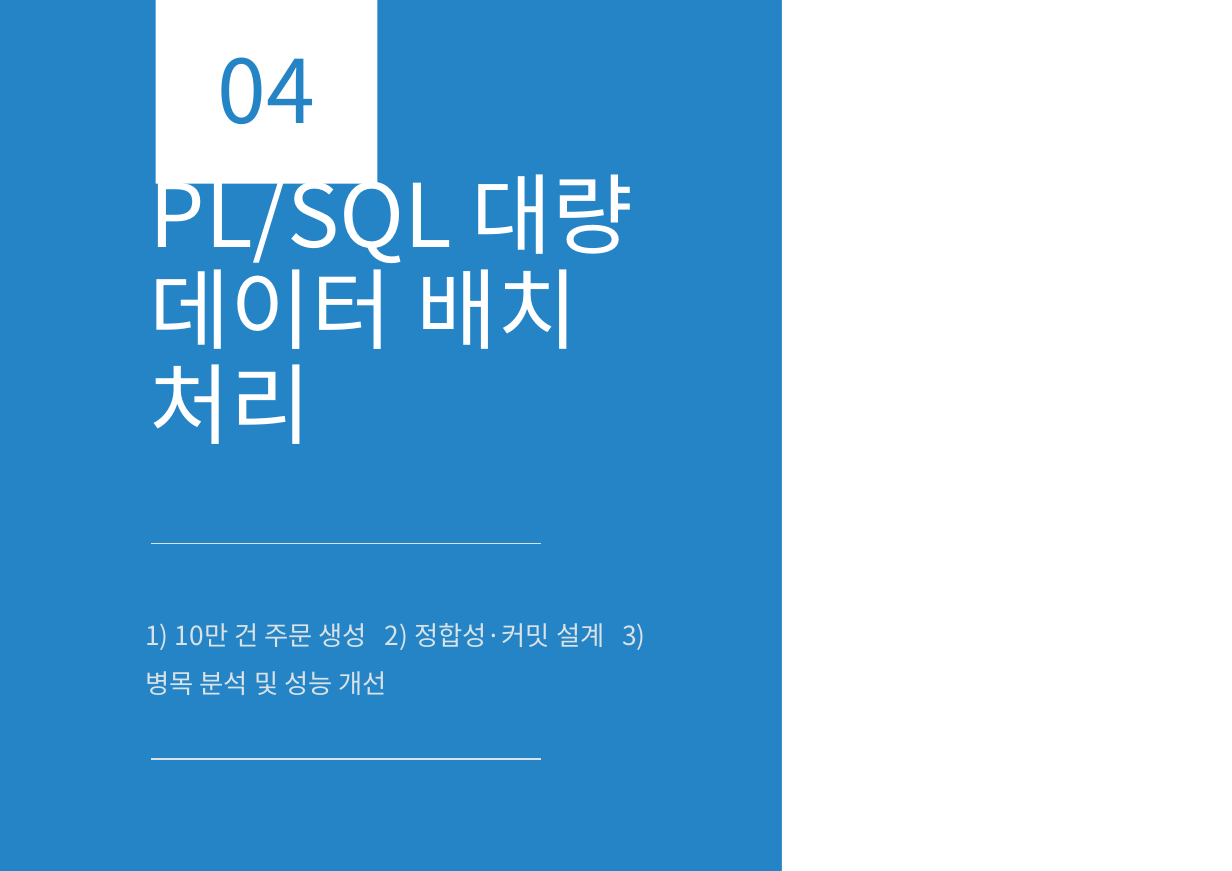
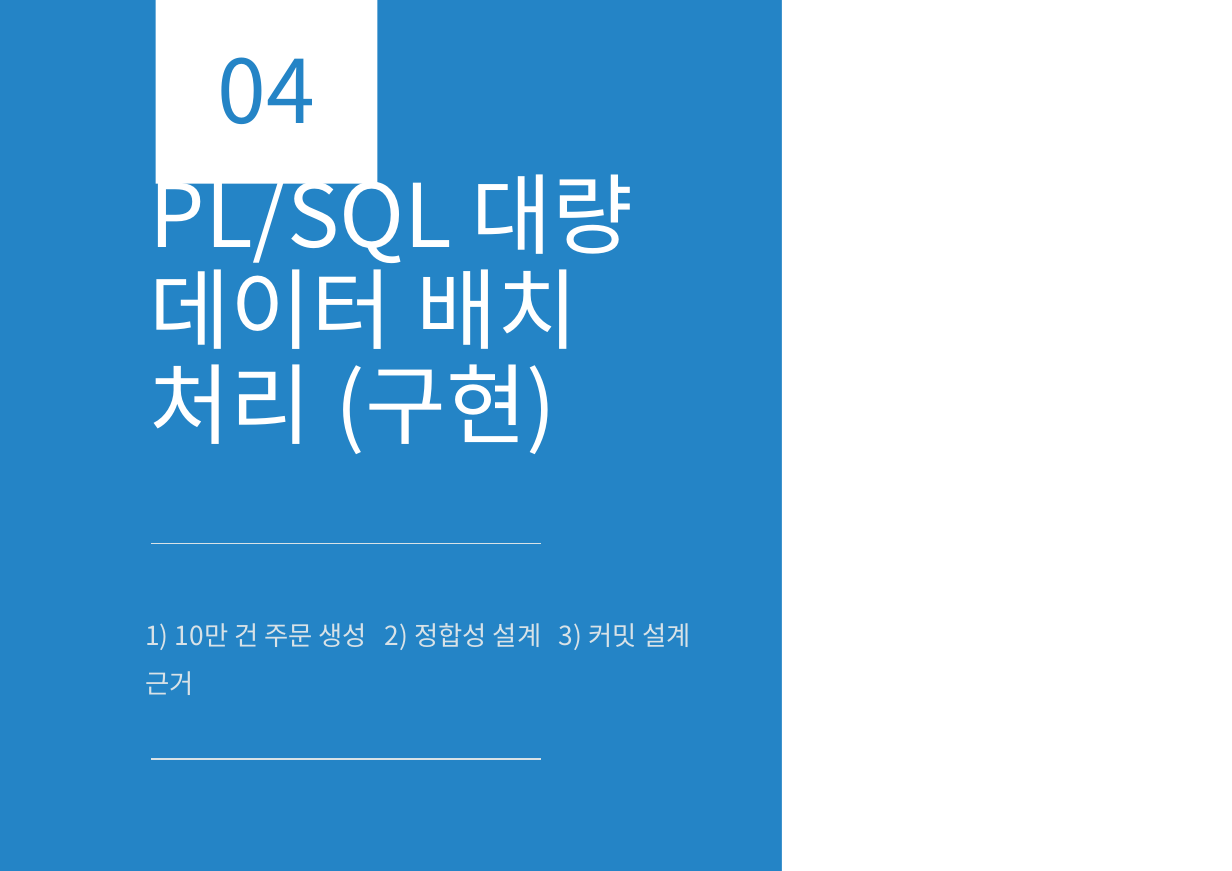
Before and after one commit to olmas70/slides, a slide deck: slide 49 of ppt/BO_DB운영_발표.pptx. Drawn at 1232x871 pixels with LibreOffice and Linux fonts; fonts in the diff are those of the drawing. Boxes give left, top, right and bottom in pixels: in the first picture for what was removed or moved away, otherwise in the second. Text is boxed around its words. In the diff, an @@ line names an element or a change of style, - is before the commit and + after.

```diff
--- a/ppt/BO_DB운영_발표.pptx
+++ b/ppt/BO_DB운영_발표.pptx
@@ title at <box>150,158,634,454</box>: text changed @@
-PL/SQL 대량 데이터 배치 처리
+PL/SQL 대량 데이터 배치 처리 (구현)
@@ text at <box>145,623,691,695</box>: text changed @@
-1) 10만 건 주문 생성 2) 정합성·커밋 설계 3) 병목 분석 및 성능 개선
+1) 10만 건 주문 생성 2) 정합성 설계 3) 커밋 설계 근거
```
Also in this commit, not shown: 5 other slides changed, 2 slides added.
